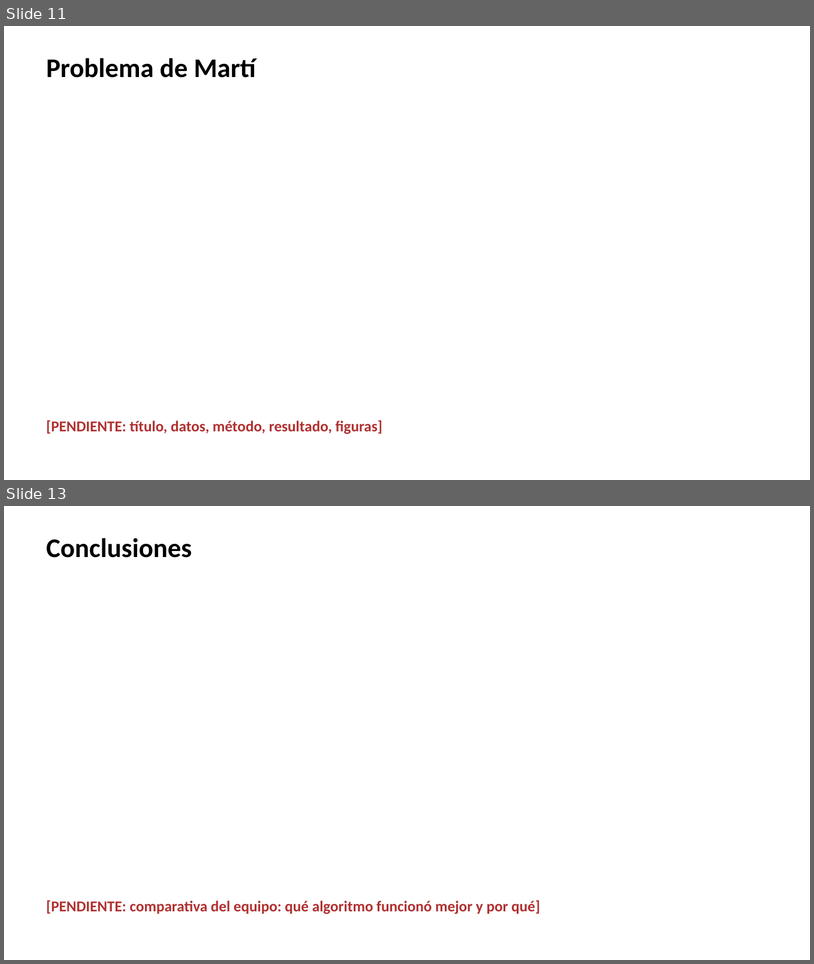
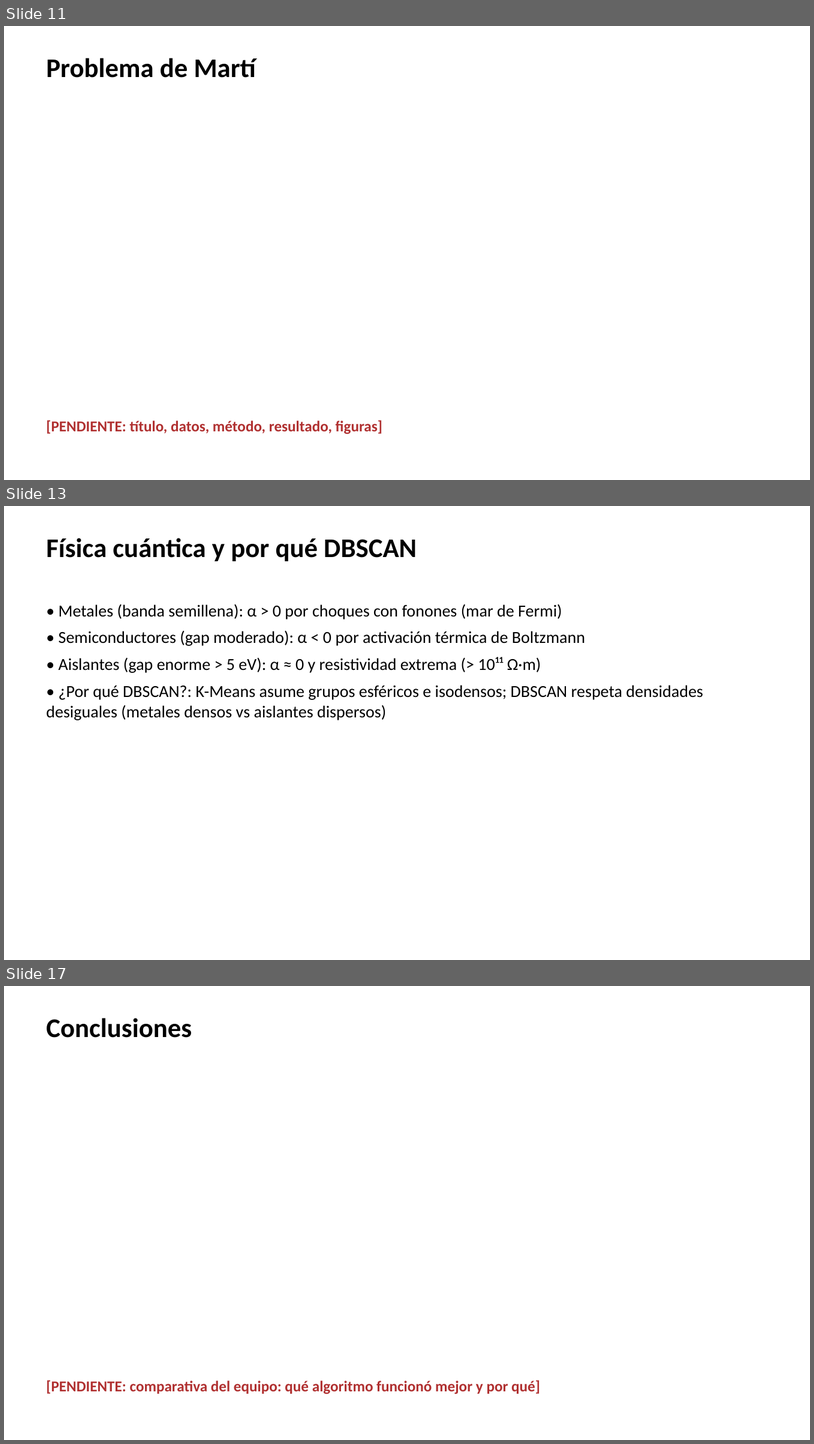
Before and after one commit to ArnauMontull/CPIA-Expo, a slide deck: presentacion/expo_cpia.pptx. Shown one above the other, each under a label of ours: slides 11 and 13 before the commit, slides 11, 13 and 17 after it; the slides between them are not shown. The pictures are 814x964 and 814x1444 pixels, drawn with LibreOffice and Linux fonts; fonts in the diff are those of the drawing. Boxes give left, top, right and bottom in pixels: in the first picture for what was removed or moved away, otherwise in the second. Text is boxed around its words. In the diff, an @@ line names an element or a change of style, - is before the commit and + after.

```diff
--- a/presentacion/expo_cpia.pptx
+++ b/presentacion/expo_cpia.pptx
@@ slide 13 added at [4, 506, 810, 960], background #FFFFFF @@
@@ text added at [46, 538, 417, 561], 32 pt, text #000000, bold @@
+Física cuántica y por qué DBSCAN
@@ text added at [46, 604, 704, 720], 20 pt, text #000000 @@
+• Metales (banda semillena): α > 0 por choques con fonones (mar de Fermi)
+• Semiconductores (gap moderado): α < 0 por activación térmica de Boltzmann
+• Aislantes (gap enorme > 5 eV): α ≈ 0 y resistividad extrema (> 10¹¹ Ω·m)
+• ¿Por qué DBSCAN?: K-Means asume grupos esféricos e isodensos; DBSCAN respeta densidades desiguales (metales densos vs aislantes dispersos)
@@ what was slide 13 is now slide 17 @@
```
Also in this commit, not shown: 4 other slides added, 1 slide removed, 6 other files.
